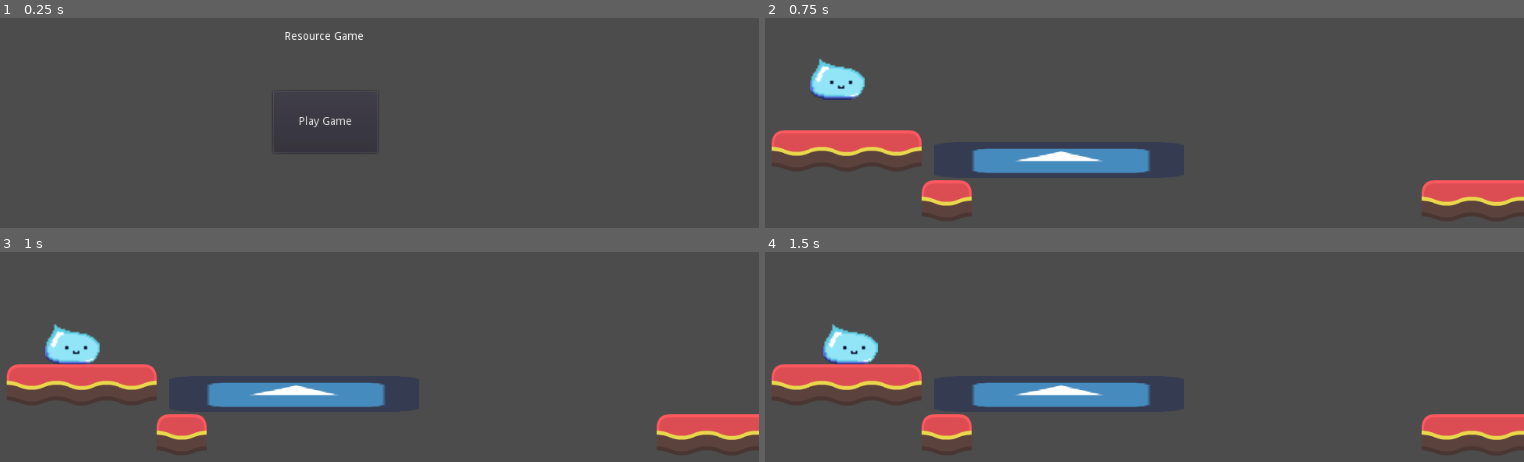
Above: before the commit, frames 1-4 (two rows, left to right).
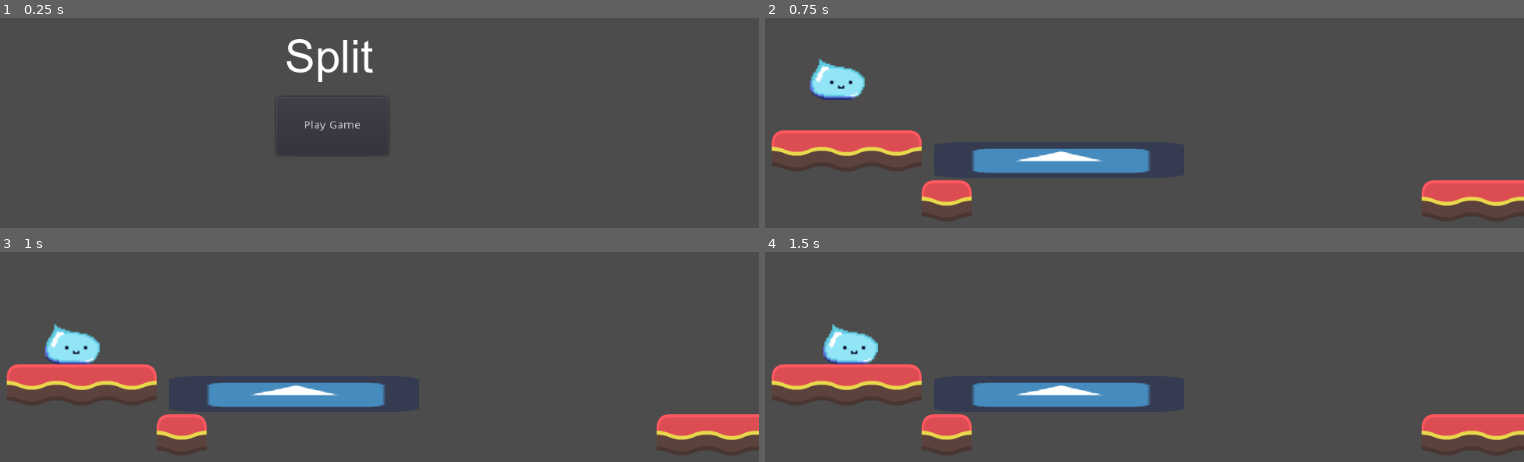
Above: after the commit, the same moments.

Repository: haroonsherjan/ResourceGame
Game: Godot game, scene res://Root.tscn
The game is run twice, just before and just after one commit, with the same random seed, the same clock (stepped at 60 frames per second) and the same inputs. The engine's default icon, where the game draws it, is replaced by a stand-in: a white triangle on a blue panel in a dark square.
Inputs:
- Up to frame 1 (0.25 s): no input
- Up to frame 2 (0.75 s): click "Play Game" at 0.5 s
- Up to frame 3 (1 s): no input
- Up to frame 4 (1.5 s): tap Enter at 1.25 s; hold Right (ui_right) from 1.28 s (still down); tap V (recombinate) at 1.35 s

The runs differ from the first frame. In frame 1, 1.2% of the frame differs, in the area x 37-51%, y 6-65%; in frame 2, nothing differs; in frame 3, nothing differs; in frame 4, nothing differs.

Commit message:
Add title font and fix miniplayer body type

Diff:
--- a/Gameplay/Player/RigidPlayer/MiniPlayer/MiniPlayer.tscn
+++ b/Gameplay/Player/RigidPlayer/MiniPlayer/MiniPlayer.tscn
@@ -10,7 +10,6 @@
 
 [node name="MiniPlayerBody" type="RigidBody2D" groups=["blobs"]]
 position = Vector2( 467, 346 )
-mode = 2
 physics_material_override = SubResource( 2 )
 gravity_scale = 8.5
 contacts_reported = 1
--- a/MainMenu/MainMenu.tscn
+++ b/MainMenu/MainMenu.tscn
@@ -1,15 +1,21 @@
-[gd_scene load_steps=2 format=2]
+[gd_scene load_steps=4 format=2]
 
 [ext_resource path="res://MainMenu/MainMenu.gd" type="Script" id=1]
+[ext_resource path="res://ARIAL.TTF" type="DynamicFontData" id=2]
+
+[sub_resource type="DynamicFont" id=1]
+size = 58
+font_data = ExtResource( 2 )
 
 [node name="Menu" type="Node2D"]
 script = ExtResource( 1 )
 
 [node name="PlayGame" type="Button" parent="."]
-margin_left = 401.0
-margin_top = 253.0
-margin_right = 535.0
-margin_bottom = 332.0
+margin_left = 405.0
+margin_top = 260.0
+margin_right = 539.0
+margin_bottom = 339.0
+rect_scale = Vector2( 1.07407, 0.948276 )
 action_mode = 0
 text = "Play Game"
 __meta__ = {
@@ -21,7 +27,8 @@
 margin_top = 176.0
 margin_right = 517.0
 margin_bottom = 190.0
-text = "Resource Game"
+custom_fonts/font = SubResource( 1 )
+text = "Split"
 __meta__ = {
 "_edit_use_anchors_": false
 }
Binary file added: ARIAL.TTF
Not shown, added: export_presets.cfg
